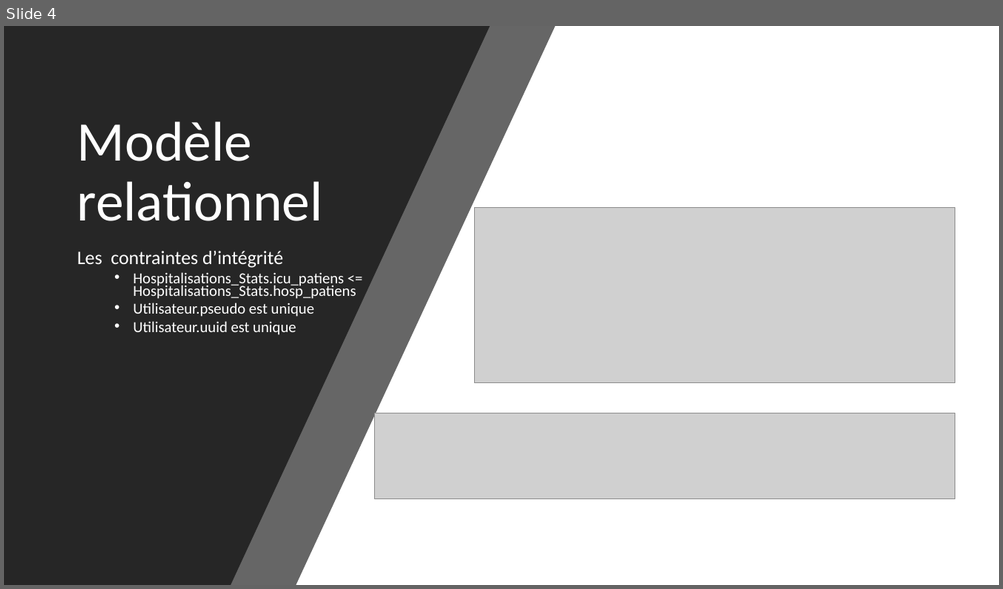
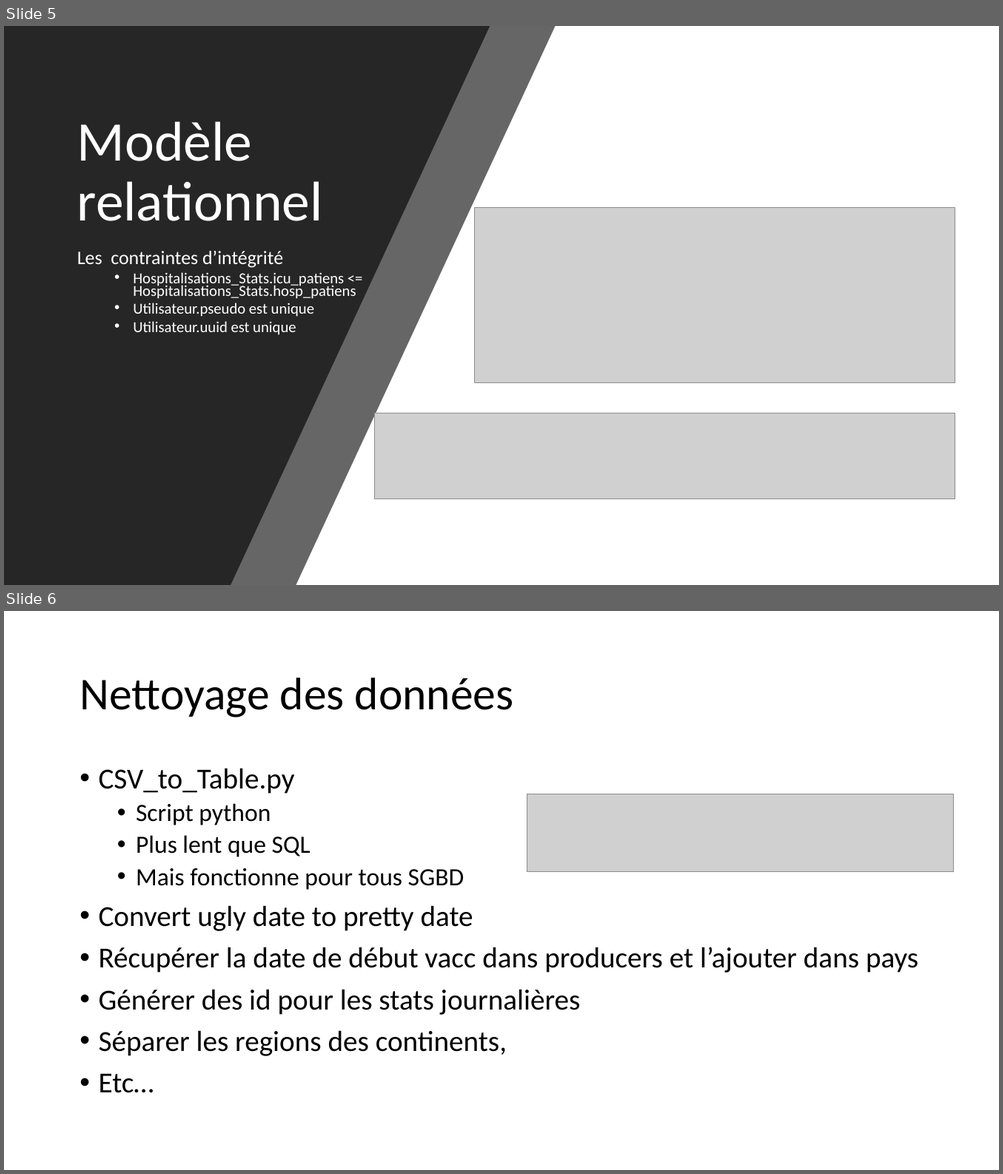
Before and after one commit to LoicULB/BDD_vaccination, a slide deck: Presentation.pptx. Shown one above the other, each under a label of ours: slide 4 before the commit, slides 5 and 6 after it. The pictures are 1003x589 and 1003x1174 pixels, drawn with LibreOffice and Linux fonts; fonts in the diff are those of the drawing; grey boxes stand for pictures. Boxes give left, top, right and bottom in pixels: in the first picture for what was removed or moved away, otherwise in the second. Text is boxed around its words. In the diff, an @@ line names an element or a change of style, - is before the commit and + after.

```diff
--- a/Presentation.pptx
+++ b/Presentation.pptx
@@ slide 6 added at [4, 611, 999, 1170], background #FFFFFF @@
@@ title added at [79, 678, 514, 718], 44 pt, text #000000 @@
+Nettoyage des données
@@ text added at [99, 768, 918, 1093], 28 pt, text #000000 @@
+• CSV_to_Table.py
+  • Script python
+  • Plus lent que SQL
+  • Mais fonctionne pour tous SGBD
+• Convert ugly date to pretty date
+• Récupérer la date de début vacc dans producers et l’ajouter dans pays
+• Générer des id pour les stats journalières
+• Séparer les regions des continents,
+• Etc…
@@ picture added at [527, 794, 954, 871] @@
@@ what was slide 4 is now slide 5 @@
```
Also in this commit, not shown: 3 slides changed, 2 other slides added, 1 slide removed, 1 other file.
